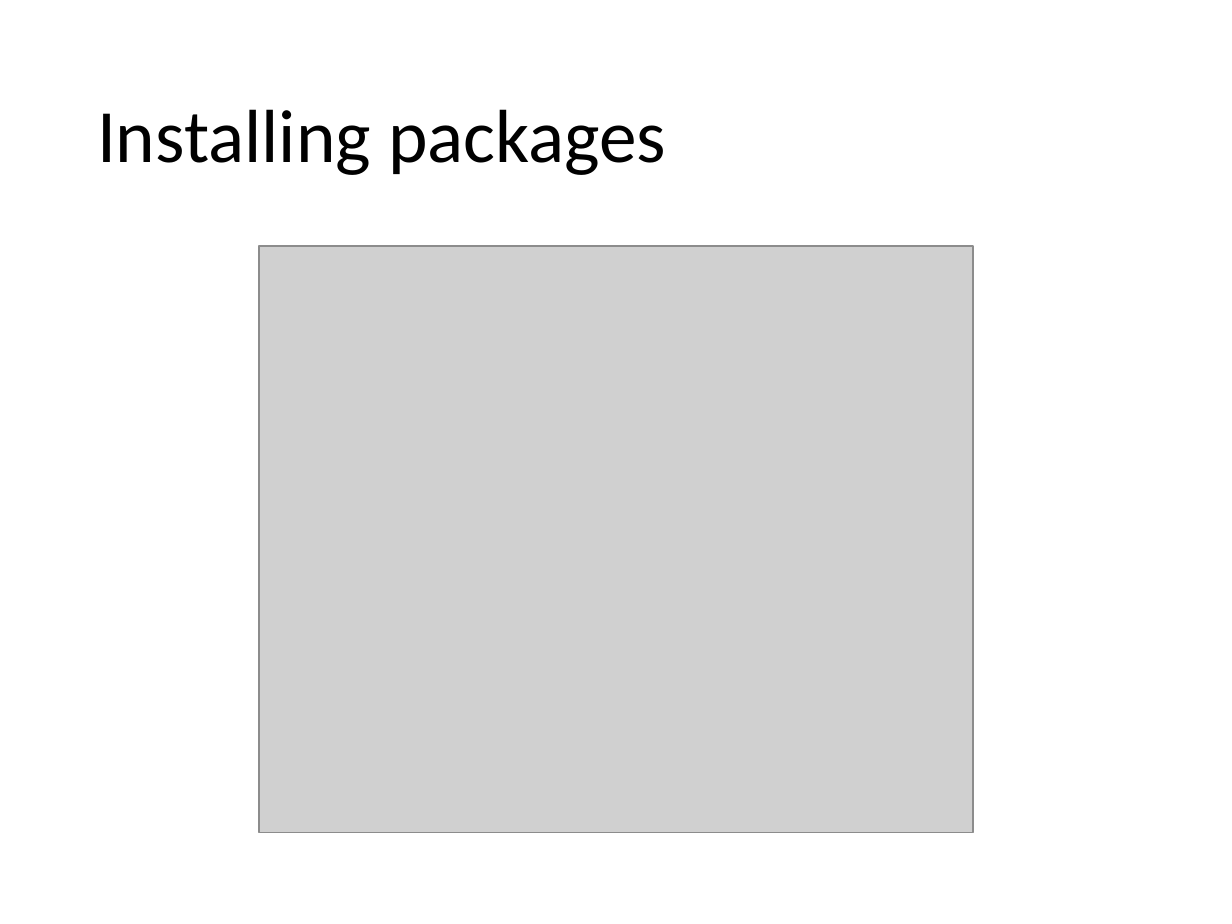
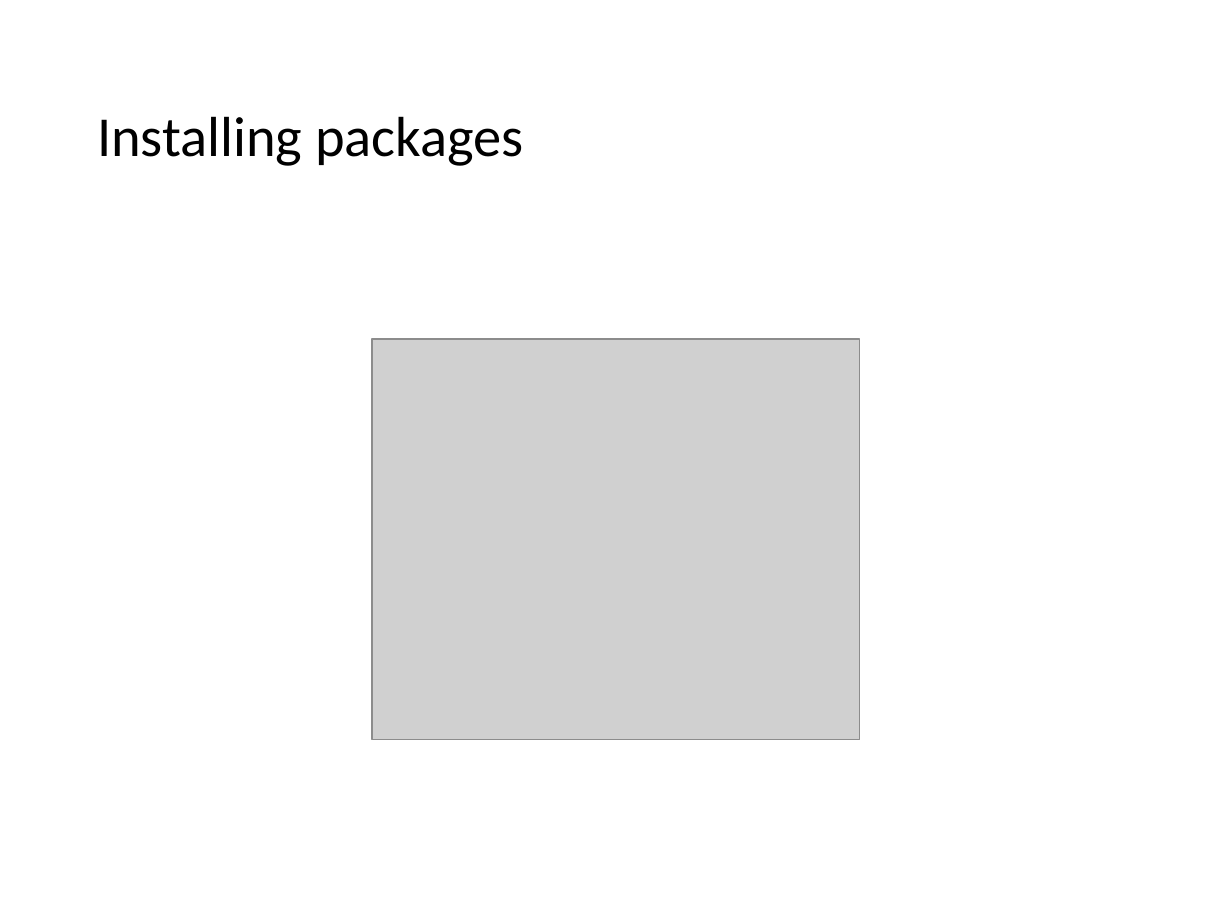
Before and after one commit to krabberod/AeN-workshop-2020, a slide deck: slide 8 of Intro to Rstudio/RStudio_intro.pptx (slide 6 before the commit). Drawn at 1232x924 pixels with LibreOffice and Linux fonts; fonts in the diff are those of the drawing; grey boxes stand for pictures. Boxes give left, top, right and bottom in pixels: in the first picture for what was removed or moved away, otherwise in the second. Text is boxed around its words. In the diff, an @@ line names an element or a change of style, - is before the commit and + after.

```diff
--- a/Intro to Rstudio/RStudio_intro.pptx
+++ b/Intro to Rstudio/RStudio_intro.pptx
@@ title "Installing packages" at box(97, 116, 523, 166): size 44 to 33 pt @@
@@ picture: place and size @@
-picture at box(259, 246, 973, 833)
+picture at box(372, 339, 860, 739)
```
Also in this commit, not shown: 15 other slides changed, 2 slides added, 3 other files.
